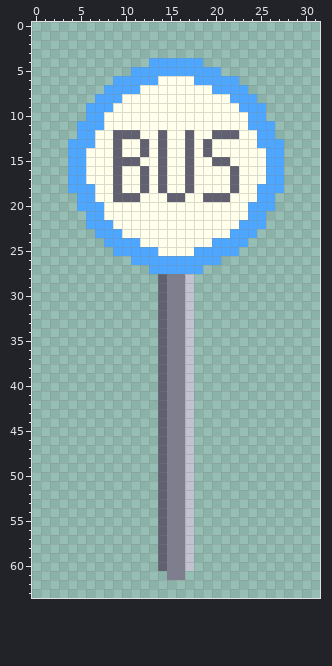
File history of a pixel-art sprite, GMTKGameJam2023/Assets/Environment/Sprites/Props/BusStop.png. Above: the version before the commit.
The file is 32x64 pixels.
The same view after the edit:
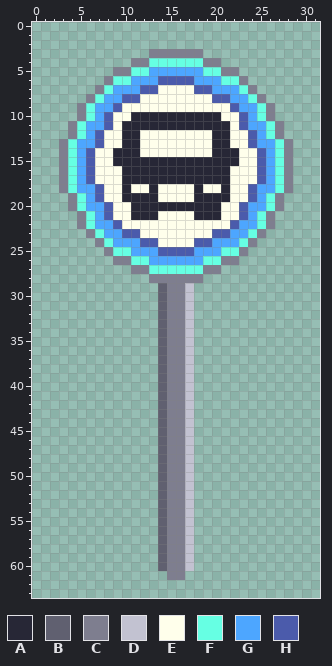
Palette (. is transparent): A #272736  B #606070  C #7e7e8f  D #c2c2d1  E #ffffeb  F #66ffe3  G #4da6ff  H #4b5bab
Change:
@@ x 0..31 @@
  2 ................................
- 3 ................................
- 4 .............GGGGGG.............
- 5 ...........GGGGGGGGGG...........
- 6 .........GGGGGEEEEGGGGG.........
- 7 ........GGGGEEEEEEEEGGGG........
- 8 .......GGGEEEEEEEEEEEEGGG.......
- 9 ......GGGEEEEEEEEEEEEEEGGG......
-10 ......GGEEEEEEEEEEEEEEEEGG......
-11 .....GGGEEEEEEEEEEEEEEEEGGG.....
-12 .....GGEEBBBEEBEEBEEBBBEEGG.....
-13 ....GGGEEBEEBEBEEBEBEEEEEGGG....
-14 ....GGEEEBEEBEBEEBEBEEEEEEGG....
-15 ....GGEEEBBBEEBEEBEEBBEEEEGG....
-16 ....GGEEEBEEBEBEEBEEEEBEEEGG....
-17 ....GGEEEBEEBEBEEBEEEEBEEEGG....
-18 ....GGGEEBEEBEBEEBEEEEBEEGGG....
-19 .....GGEEBBBEEEBBEEBBBEEEGG.....
-20 .....GGGEEEEEEEEEEEEEEEEGGG.....
-21 ......GGEEEEEEEEEEEEEEEEGG......
-22 ......GGGEEEEEEEEEEEEEEGGG......
-23 .......GGGEEEEEEEEEEEEGGG.......
-24 ........GGGGEEEEEEEEGGGG........
-25 .........GGGGGEEEEGGGGG.........
-26 ...........GGGGGGGGGG...........
-27 .............GGGGGG.............
-28 ..............BCCD..............
+ 3 .............CCCCCC.............
+ 4 ...........CCFFFFFFCC...........
+ 5 .........CCFFGGGGGGFFCC.........
+ 6 ........CFFGGGHHHHGGGFFC........
+ 7 .......CFGGGHHEEEEHHGGGFC.......
+ 8 ......CFGGHHEEEEEEEEHHGGFC......
+ 9 .....CFGGHEEEEEEEEEEEEHGGFC.....
+10 .....CFGHEEAAAAAAAAAAEEHGFC.....
+11 ....CFGGHEAAAAAAAAAAAAEHGGFC....
+12 ....CFGHEEAAEEEEEEEEAAEEHGFC....
+13 ...CFGGHEEAAEEEEEEEEAAEEHGGFC...
+14 ...CFGHEEAAAEEEEEEEEAAAEEHGFC...
+15 ...CFGHEEAAAAAAAAAAAAAAEEHGFC...
+16 ...CFGHEEEAAAAAAAAAAAAEEEHGFC...
+17 ...CFGHEEEAAAAAAAAAAAAEEEHGFC...
+18 ...CFGGHEEAEEAEEEEAEEAEEHGGFC...
+19 ....CFGHEEAAAAEEEEAAAAEEHGFC....
+20 ....CFGGHEEAAAAAAAAAAEEHGGFC....
+21 .....CFGHEEAAAEEEEAAAEEHGFC.....
+22 .....CFGGHEEEEEEEEEEEEHGGFC.....
+23 ......CFGGHHEEEEEEEEHHGGFC......
+24 .......CFGGGHHEEEEHHGGGFC.......
+25 ........CFFGGGHHHHGGGFFC........
+26 .........CCFFGGGGGGFFCC.........
+27 ...........CCFFFFFFCC...........
+28 .............CCCCCC.............
 29 ..............BCCD..............
Where, in picture pixels (left, top, right, bottom), the same in both pictures:
changed: (59, 49, 293, 283)
